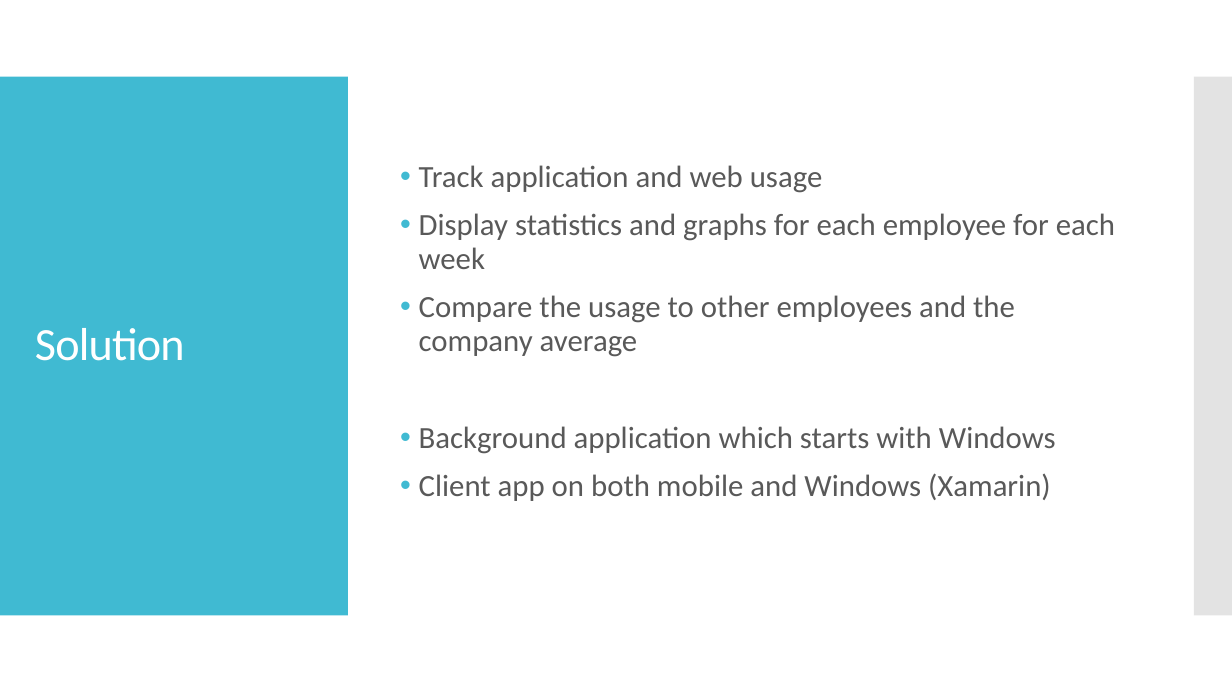
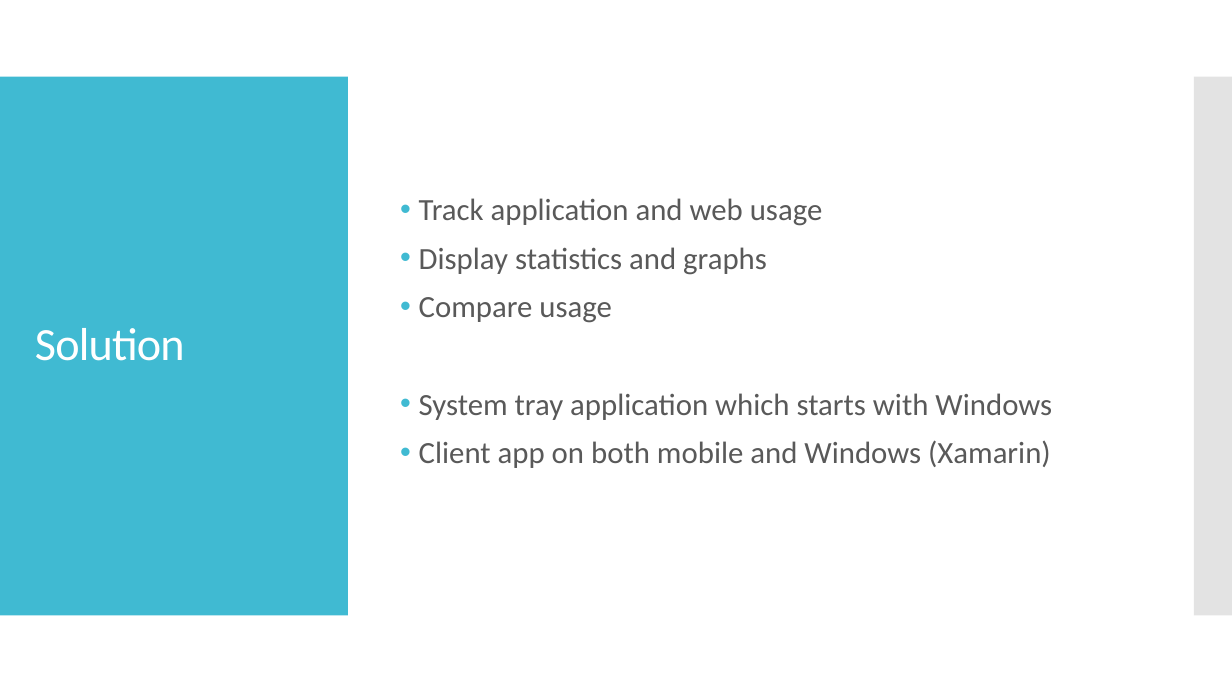
Before and after one commit to SaviMohan/Timekeeper, a slide deck: slide 4 of Planning/Timekeeper.pptx. Drawn at 1232x693 pixels with LibreOffice and Linux fonts; fonts in the diff are those of the drawing. Boxes give left, top, right and bottom in pixels: in the first picture for what was removed or moved away, otherwise in the second. Text is boxed around its words. In the diff, an @@ line names an element or a change of style, - is before the commit and + after.

```diff
--- a/Planning/Timekeeper.pptx
+++ b/Planning/Timekeeper.pptx
@@ text at [419,247,1052,420]: text changed @@
-• Display statistics and graphs for each employee for each week
-• Compare the usage to other employees and the company average
-• Background application which starts with Windows
+• Display statistics and graphs
+• Compare usage
+• System tray application which starts with Windows
```
Also in this commit, not shown: 3 other slides changed, 4 other files.
